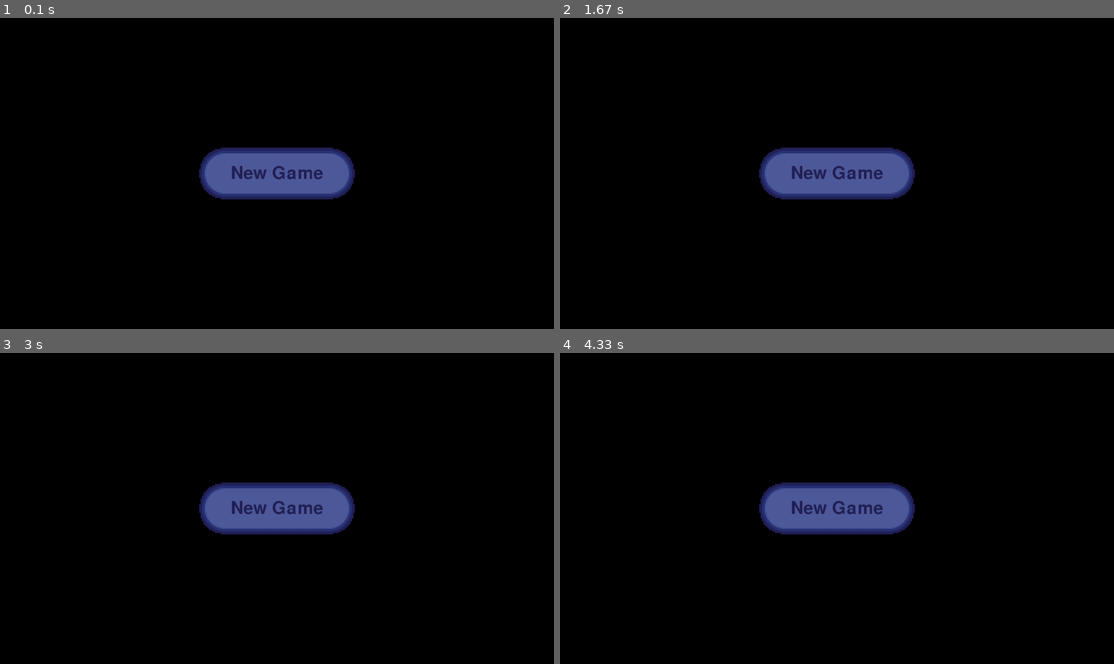
Above: before the commit, frames 1-4 (two rows, left to right).
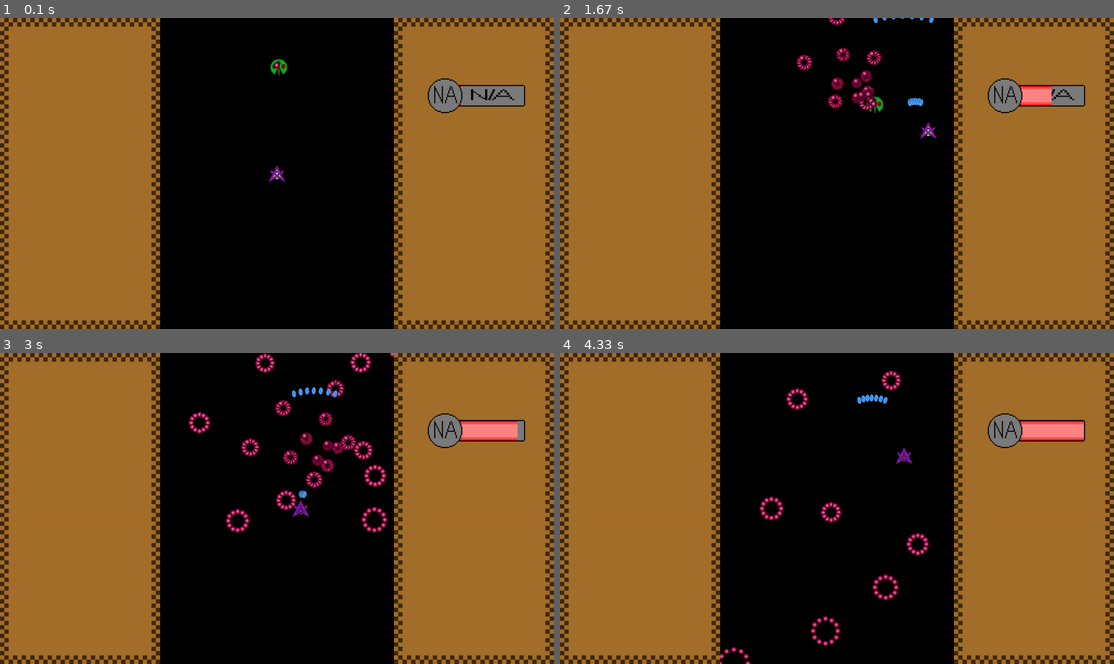
Above: after the commit, the same moments.

Repository: brendan-silva/Cosmic-bullet
Game: pygame game, started from test_level.py
Two runs of this game, one before a commit and one after it. Both use one fixed random seed, a clock stepped at 60 frames per second and the inputs below.
Inputs:
- Up to frame 1 (0.1 s): no input
- Up to frame 2 (1.67 s): hold Right 0.33-0.8 s; hold Up 0.83-1.13 s; tap Z at 1.17, 1.57 s; hold Right from 1.5 s (still down)
- Up to frame 3 (3 s): tap Z at 1.87, 2.07, 2.37, 2.63, 2.97 s; release Right at 1.97 s; hold Left 2-2.53 s; hold Down 2.57-2.87 s; hold Left from 2.9 s (still down)
- Up to frame 4 (4.33 s): tap Z at 3.27, 3.4, 3.8, 4.1 s; release Left at 3.3 s; hold Up 3.33-3.7 s; hold Right from 3.73 s (still down)

The runs differ from the first frame. In frame 1, 62% of the frame differs, in the area x 0-100%, y 0-100%; in frame 2, 63%; in frame 3, 64%; in frame 4, 63%.

Commit message:
Added sprites and bar class

Diff:
--- a/engine.py
+++ b/engine.py
@@ -13,7 +13,6 @@
 WHITE = (255, 255, 255)
 DARKBLUE = (35,33,87)
 LIGHTBLUE = (79,90,154)
-
 scene_lib = {}
 scene_change = None
 loaded_scene = None
@@ -143,13 +142,13 @@
         pressed_keys = pygame.key.get_pressed()
         if pressed_keys[K_LSHIFT]:
             self.v = self.v / 2
-        if pressed_keys[K_UP]:
+        if pressed_keys[K_UP] and not self.transform.pos[1] > 422:
             self.vy += 1
-        if pressed_keys[K_DOWN]:
+        if pressed_keys[K_DOWN] and not self.transform.pos[1] < -422:
             self.vy -= 1
-        if pressed_keys[K_LEFT]:
+        if pressed_keys[K_LEFT] and not self.transform.pos[0] > 314:
             self.vx -= 1
-        if pressed_keys[K_RIGHT]:
+        if pressed_keys[K_RIGHT] and not self.transform.pos[0] < -314:
             self.vx += 1
         if not self.vy == 0:
             self.v = self.v.rotate(90 - self.vy * 90 + self.vx * self.vy * 45)
@@ -159,6 +158,8 @@
             self.v = Vector2(0, 0)
         Playermove = self.v
         self.transform.pos += self.v * dt
+
+
         if self.shotcooldown >= 0:
             self.shotcooldown -= dt
         if pressed_keys[K_z] and self.shotcooldown <= 0 and self.shottype == 0:
@@ -451,17 +452,46 @@
             if self.hp<=0:
                 self.dead=True
 
-class image(GameObject):
-    def __init__(self,x,y,path,rot=0):
+class background(GameObject):
+    def __init__(self,x,y,path,scroll=0):
         self.sprite = pygame.sprite.Sprite()
         self.sprite.image = pygame.image.load(path)
         self.sprite.rect = self.sprite.image.get_rect()
+        self.transform = Transform2D(x-self.sprite.rect.width/2,y-self.sprite.rect.height/2,0)
+        self.dead = False
+        self.scroll = scroll
+    def update(self,dt):
+        if self.scroll > 0:
+            if self.transform.pos[1] <= 0:
+                self.transform.pos += (0,432)
+            self.transform.pos -= (0,self.scroll)
+
+class sidebar(GameObject):
+    def __init__(self,x,y,path,scroll=0):
+        self.sprite = pygame.sprite.Sprite()
+        self.sprite.image = pygame.image.load(path)
+        self.sprite.rect = self.sprite.image.get_rect()
+        self.transform = Transform2D(x-self.sprite.rect.width/2,y-self.sprite.rect.height/2,0)
+        self.dead = False
+    def update(self,dt):
+        pass
+
+class UI(GameObject):
+    pass
+
+class image(UI):
+    def __init__(self,x,y,path,rotV=0,rot=0):
+        self.sprite = pygame.sprite.Sprite()
+        self.sprite.image = pygame.image.load(path)
+        self.sprite.rect = self.sprite.image.get_rect()
         self.transform = Transform2D(x,y,0)
         self.dead = False
+        self.rot = rot
+        self.rotV = rotV
     def update(self,dt):
-        self.transform.rotation = rot*math.sin(dt)
-
-class textobject(GameObject):
+        self.transform.rotation += self.rotV
+
+class textobject(UI):
     def __init__(self,x,y,text,colour,size=72):
         pygame.font.init()
         self.font = pygame.font.Font(None, size)
@@ -481,7 +511,7 @@
         if recenter:
             self.sprite.rect.center = self.center
 
-class button(GameObject):
+class button(UI):
     def __init__(self,x,y,scene,text="",quitbutton=False):
         self.sprite = pygame.sprite.Sprite()
         self.transform = Transform2D(x,y,0)
@@ -512,6 +542,28 @@
                 scene_change = self.scene
         else:
             self.update_sprite(self.enabled,DARKBLUE)
+
+class statusbar(UI):
+    def __init__(self,x,y,maxval=200,baseval=0,folder="defaultbar"):
+        self.transform = Transform2D(x,y,0)
+        self.sprite = pygame.sprite.Sprite()
+        self.root = folder
+        self.image = pygame.surface.Surface((273,96))
+        self.icon = pygame.transform.scale_by(pygame.image.load("Cosmic-bullet\Sprites\\"+self.root+"\Icon.png"),3)
+        self.bg = pygame.transform.scale_by(pygame.image.load("Cosmic-bullet\Sprites\\"+self.root+"\BG.png"),3)
+        self.bar = pygame.transform.scale_by(pygame.image.load("Cosmic-bullet\Sprites\\"+self.root+"\Bar.png"),3)
+        self.image.blits([(self.bg,(84,18)),(self.bar,(87,21)),(self.icon,(0,0))])
+        self.sprite.image = self.image
+        self.sprite.rect = self.sprite.image.get_rect()
+        self.val = baseval
+        self.max = maxval
+        self.dead = False
+    def update(self,dt):
+        if self.val < self.max:
+            self.val += 1
+        self.bar = pygame.transform.scale(self.bar,(math.ceil(180*(self.val/self.max)),54))
+        self.image.fill((164,111,43))
+        self.image.blits([(self.bg,(84,18)),(self.bar,(87,21)),(self.icon,(0,0))])
 
     #objects: list[GameObject]
 
@@ -606,8 +658,26 @@
                 lambda game_obj: game_object.sprite is not None, loaded_scene.objects
             )
         )
+        object_matrix = [[],[],[],[],[],[],[]]
         for game_object in game_objects_with_sprites:
-            render(game_object, screen)
+            if isinstance(game_object,background):
+                object_matrix[0].append(game_object)
+            elif isinstance(game_object,enemy):
+                object_matrix[1].append(game_object)
+            elif isinstance(game_object,Player):
+                object_matrix[2].append(game_object)
+            elif isinstance(game_object,Bullet):
+                object_matrix[3].append(game_object)
+            elif isinstance(game_object,Player_bullet):
+                object_matrix[4].append(game_object)
+            elif isinstance(game_object,sidebar):
+                object_matrix[5].append(game_object)
+            elif isinstance(game_object,UI):
+                object_matrix[6].append(game_object)
+        for array in object_matrix:
+            for item in array:
+                render(item, screen)
+
         i = 0
         for b in loaded_scene.objects:
             if isinstance(b, Bullet):
--- a/test_level.py
+++ b/test_level.py
@@ -27,6 +27,9 @@
                 )
             ],
         ),
+        statusbar(-555,216),
+        sidebar(-324,432,"Cosmic-bullet\Sprites\sidebar.png"),
+        sidebar(768,432,"Cosmic-bullet\Sprites\sidebar.png")
     )
     return new_scene
 
@@ -44,14 +47,14 @@
             2,
             [0,0,0,0],
             [0,10,0,0],
-            1,
+            100,
             [
                 shotdata(
                     Transform2D(0, 0, 0),
                     pygame.image.load("Cosmic-bullet\Sprites\Enemy Bullet 1.png"),
                     [00, 0],
-                    [0, 0],
-                    100,
+                    [100, 0],
+                    1,
                     0.1,
                     0,
                     [0, 0, 0, 0],
@@ -60,6 +63,9 @@
             ],
             10
         ),
+        statusbar(-555,216),
+        sidebar(-324,432,"Cosmic-bullet\Sprites\sidebar.png"),
+        sidebar(768,432,"Cosmic-bullet\Sprites\sidebar.png")
     )
     return new_scene
 
@@ -67,8 +73,17 @@
 def main_menu() -> Scene:
     new_scene = Scene(
         #textobject(0,0,"Test",WHITE)
-        button(0,0,"stage_2","New Game",False)
+        button(0,0,"stage_2","New Game",False),
+        image(0,100,"Cosmic-bullet\Sprites\Player Laser.png")
     )
     return new_scene
 
-main('main_menu',lib={'stage_1':stage_1(),'stage_2':stage_2(),'main_menu':main_menu()})
+def test() -> Scene:
+    new_scene = Scene(
+        statusbar(-555,216),
+        background(-324,432,"Cosmic-bullet\Sprites\sidebar.png"),
+        background(768,432,"Cosmic-bullet\Sprites\sidebar.png")
+    )
+    return new_scene
+
+main('stage_1',lib={'test':test(),'stage_1':stage_1(),'stage_2':stage_2(),'main_menu':main_menu()})
Binary file added: Cosmic-bullet/Sprites/defaultbar/BG.png
Binary file added: Cosmic-bullet/Sprites/defaultbar/Bar.png
Binary file added: Cosmic-bullet/Sprites/defaultbar/Icon.png
Binary file added: Cosmic-bullet/Sprites/longsidebar.png
Binary file added: Cosmic-bullet/Sprites/sidebar.png
Binary file added: Sprites/Sidebar.png
Binary file added: Sprites/defaultbar/bar.png
Binary file added: Sprites/defaultbar/bg.png
Binary file added: Sprites/defaultbar/icon.png
